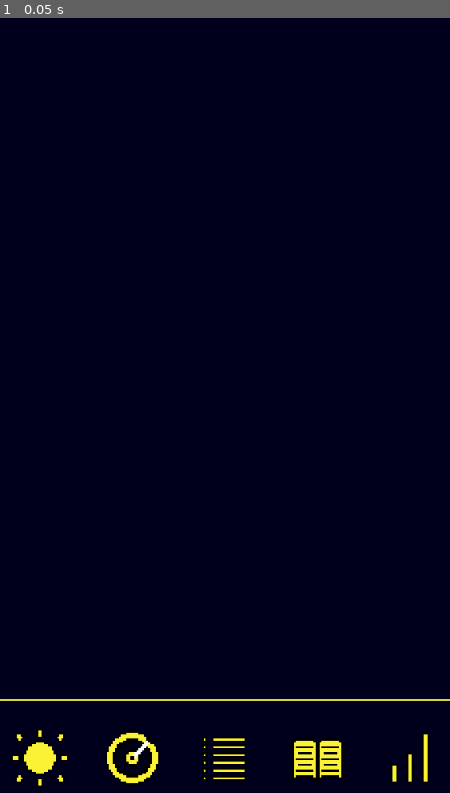
Above: before the commit, frame 1.
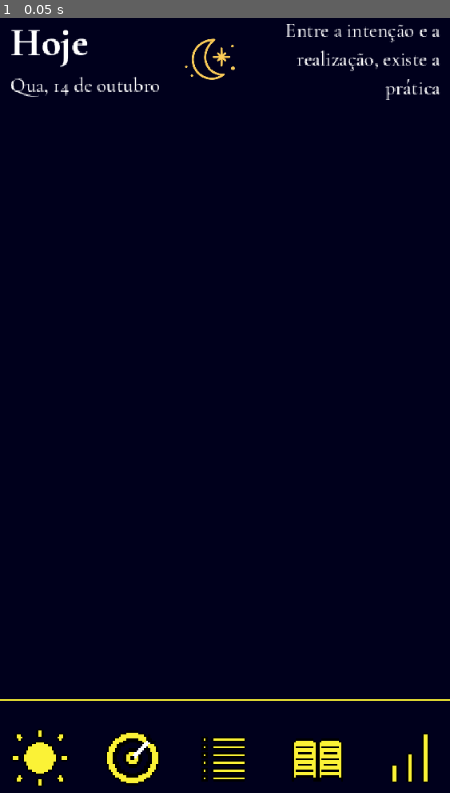
Above: after the commit, the same moment.

Repository: lucasjanta/ars-magi
Game: Godot game, scene res://scenes/main.tscn
Two runs of this game, one before a commit and one after it. Both use one fixed random seed, a clock stepped at 60 frames per second and the inputs below. The project has no main scene, so this scene is started directly.
Inputs:
- Up to frame 1 (0.05 s): no input

The runs differ from the first frame. In frame 1, 1.2% of the frame differs, in the area x 2-98%, y 0-11%.

Commit message:
Today screen

Diff:
--- a/scenes/main.tscn
+++ b/scenes/main.tscn
@@ -1,6 +1,7 @@
 [gd_scene format=3 uid="uid://bokl4xq4qs1ns"]
 
 [ext_resource type="Texture2D" uid="uid://bkd60r44gcsdd" path="res://assets/buttons/today-icon.png" id="1_o5qli"]
+[ext_resource type="PackedScene" uid="uid://cg843ym61xycu" path="res://scenes/today_screen.tscn" id="1_tefeu"]
 [ext_resource type="Texture2D" uid="uid://buii368cec5n3" path="res://assets/buttons/alvo.png" id="2_tbgi4"]
 [ext_resource type="Texture2D" uid="uid://cq1gcocka3alm" path="res://assets/buttons/tasks.png" id="3_tefeu"]
 [ext_resource type="Texture2D" uid="uid://sx1v88ma3ldu" path="res://assets/buttons/diario.png" id="4_o6xl0"]
@@ -41,6 +42,9 @@
 layout_mode = 2
 size_flags_vertical = 3
 
+[node name="TodayScreen" parent="SafeArea/VBoxContainer/ScreenContainer" unique_id=1585544024 instance=ExtResource("1_tefeu")]
+layout_mode = 2
+
 [node name="HSeparator" type="HSeparator" parent="SafeArea/VBoxContainer" unique_id=1691853530]
 layout_mode = 2
 theme_override_styles/separator = SubResource("StyleBoxLine_ie5d1")
--- a/scenes/today_screen.tscn
+++ b/scenes/today_screen.tscn
@@ -1,4 +1,25 @@
 [gd_scene format=3 uid="uid://cg843ym61xycu"]
+
+[ext_resource type="FontFile" uid="uid://6dogfyhc431h" path="res://assets/fonts/CormorantGaramond-VariableFont_wght.ttf" id="1_p1y6j"]
+[ext_resource type="Script" uid="uid://8j8jne8nahvg" path="res://scripts/today_screen.gd" id="1_wv8ds"]
+[ext_resource type="Texture2D" uid="uid://ccv1awuxk0ec7" path="res://assets/icons/Atlas de icones.png" id="2_wv8ds"]
+
+[sub_resource type="FontVariation" id="FontVariation_n04c7"]
+base_font = ExtResource("1_p1y6j")
+variation_opentype = {
+2003265652: 700
+}
+variation_embolden = 0.26
+
+[sub_resource type="FontVariation" id="FontVariation_ay80e"]
+base_font = ExtResource("1_p1y6j")
+variation_opentype = {
+2003265652: 500
+}
+
+[sub_resource type="AtlasTexture" id="AtlasTexture_f1574"]
+atlas = ExtResource("2_wv8ds")
+region = Rect2(103, 77, 207, 174)
 
 [node name="TodayScreen" type="Control" unique_id=1585544024]
 layout_mode = 3
@@ -7,6 +28,7 @@
 anchor_bottom = 1.0
 grow_horizontal = 2
 grow_vertical = 2
+script = ExtResource("1_wv8ds")
 
 [node name="ScrollContainer" type="ScrollContainer" parent="." unique_id=709643939]
 layout_mode = 1
@@ -36,8 +58,33 @@
 
 [node name="HojeLabel" type="Label" parent="ScrollContainer/MarginContainer/VBoxContainer/HBoxContainer/VBoxContainer" unique_id=1865361963]
 layout_mode = 2
+theme_override_fonts/font = SubResource("FontVariation_n04c7")
+theme_override_font_sizes/font_size = 32
 text = "Hoje"
 
 [node name="DataLabel" type="Label" parent="ScrollContainer/MarginContainer/VBoxContainer/HBoxContainer/VBoxContainer" unique_id=1386876331]
 layout_mode = 2
+theme_override_fonts/font = SubResource("FontVariation_ay80e")
 text = "Qua, 14 de outubro"
+
+[node name="Control" type="Control" parent="ScrollContainer/MarginContainer/VBoxContainer/HBoxContainer" unique_id=1487119125]
+layout_mode = 2
+size_flags_horizontal = 3
+
+[node name="TextureRect" type="TextureRect" parent="ScrollContainer/MarginContainer/VBoxContainer/HBoxContainer" unique_id=1628623281]
+custom_minimum_size = Vector2(40, 0)
+layout_mode = 2
+texture = SubResource("AtlasTexture_f1574")
+expand_mode = 1
+stretch_mode = 5
+
+[node name="VBoxContainer2" type="VBoxContainer" parent="ScrollContainer/MarginContainer/VBoxContainer/HBoxContainer" unique_id=681613235]
+layout_mode = 2
+
+[node name="FraseLabel" type="Label" parent="ScrollContainer/MarginContainer/VBoxContainer/HBoxContainer/VBoxContainer2" unique_id=933549269]
+custom_minimum_size = Vector2(160, 0)
+layout_mode = 2
+theme_override_fonts/font = SubResource("FontVariation_ay80e")
+text = "O homem é o único criador e juíz de seu destino."
+horizontal_alignment = 2
+autowrap_mode = 2
--- /dev/null
+++ b/scripts/today_screen.gd
@@ -0,0 +1,18 @@
+extends Control
+@onready var frase_label: Label = $ScrollContainer/MarginContainer/VBoxContainer/HBoxContainer/VBoxContainer2/FraseLabel
+
+const FRASES: Array[String] = [
+	"O primeiro mistério a conhecer é a si mesmo",
+	"Cultive o corpo, esclareça a mente, conheça suas emoções",
+	"Cada prática consciente é um passo no caminho",
+	"Dê à vontade uma direção e às mãos uma obra",
+	"Trabalhe em silêncio; deixe a obra ganhar forma",
+	"Entre a intenção e a realização, existe a prática",
+	"A obra começa quando suas mãos acompanham seu pensamento",
+	"Dê ao corpo cuidado, à mente atenção e à prática continuidade",
+	"Comece com o tempo que tem e a atenção que pode oferecer",
+	"O caminho do adepto se constrói na prática de cada dia",
+]
+
+func _ready() -> void:
+	frase_label.text = FRASES.pick_random()
Binary file added: assets/fonts/Inter-VariableFont_opsz,wght.ttf
Not shown, added: assets/fonts/Inter-VariableFont_opsz,wght.ttf.import
Binary file added: assets/icons/Atlas de icones.png
Not shown, added: assets/icons/Atlas de icones.png.import
Not shown, added: scripts/today_screen.gd.uid
